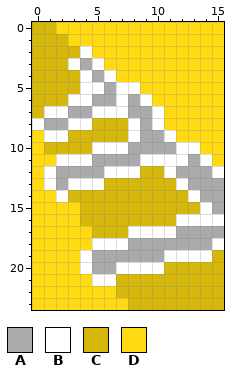
Two states of a pixel-art file, Assets/Resources/Sprites/Cards/luckysevens.aseprite. The picture above was drawn from the file before the commit.
16x24 pixels, 1 frame.
Visible layers, top first: "Layer 2", "Layer 1".
Palette (. is transparent): A #aaaaaa  B #ffffff  C #d6b70c  D #ffda12
Pixels before, first column x 0:
 0 CCDDDDDDDDDDDDDD
 1 CCCDDDDDDDDDDDDD
 2 CCCCBDDDDDDDDDDD
 3 CCCBABDDDDDDDDDD
 4 CCCCBABDDDDDDDDD
 5 CCCCBBABBDDDDDDD
 6 CCCBBAABABDDDDDD
 7 CBBAABBBAABDDDDD
 8 BAABBCCCBABDDDDD
 9 DBBCCCCCBAABDDDD
10 DCCCCBBBAAAABBDD
11 DDBBBAAAABBBBABD
12 DBAAAABBBCCBAAAB
13 DBABBBCCCCCCBAAA
14 DDBCCCCCCCCCCBAA
15 DDDDCCCCCCCCCCBA
16 DDDDCCCCCCCCBBBB
17 DDDDDCCCBBBBAAAA
18 DDDDDBBBAAAAAAAB
19 DDDDBAAAAAABBBBC
20 DDDDBAABBBBCCCCC
21 DDDDDBBCCCCCCCCC
22 DDDDDDDCCCCCCCCC
23 DDDDDDDDCCCCCCCC
Once edited:
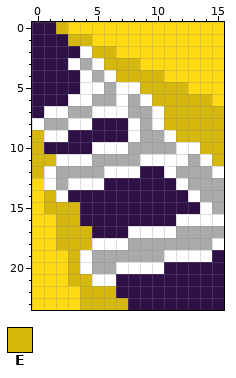
Colours new in this view: E #d6b70c
From old to new:
{"colour":"C","old":"#d6b70c","new":"#2d1046"}
{"where": "layer \"Layer 1\""}
{"y":0,"x":2,"old":"D","new":"E"}
{"y":1,"x":3,"old":"DD","new":"EE"}
{"y":2,"x":5,"old":"DD","new":"EE"}
{"y":3,"x":6,"old":"DDD","new":"EEE"}
{"y":4,"x":7,"old":"DDDD","new":"EEEE"}
{"y":5,"x":9,"old":"DDDD","new":"EEEE"}
{"y":6,"x":10,"old":"DDDDD","new":"EEEEE"}
{"y":7,"x":11,"old":"DDDDD","new":"EEEEE"}
{"y":8,"x":11,"old":"DDDDD","new":"EEEEE"}
{"y":9,"x":0,"old":"D","new":"E"}
{"y":9,"x":12,"old":"DDDD","new":"EEEE"}
{"y":10,"x":0,"old":"D","new":"E"}
{"y":10,"x":14,"old":"DD","new":"EE"}
{"y":11,"x":0,"old":"DD","new":"EE"}
{"y":11,"x":15,"old":"D","new":"E"}
{"y":12,"x":0,"old":"D","new":"E"}
{"y":14,"x":1,"old":"D","new":"E"}
{"y":15,"x":1,"old":"DDD","new":"EEE"}
{"y":16,"x":2,"old":"DD","new":"EE"}
{"y":17,"x":2,"old":"DDD","new":"EEE"}
{"y":18,"x":2,"old":"DDD","new":"EEE"}
{"y":19,"x":3,"old":"D","new":"E"}
{"y":20,"x":3,"old":"D","new":"E"}
{"y":21,"x":3,"old":"DD","new":"EE"}
{"y":22,"x":4,"old":"DDD","new":"EEE"}
{"y":23,"x":4,"old":"DDDD","new":"EEEE"}
{"label":"changed","picture_box":[32,22,224,310]}
